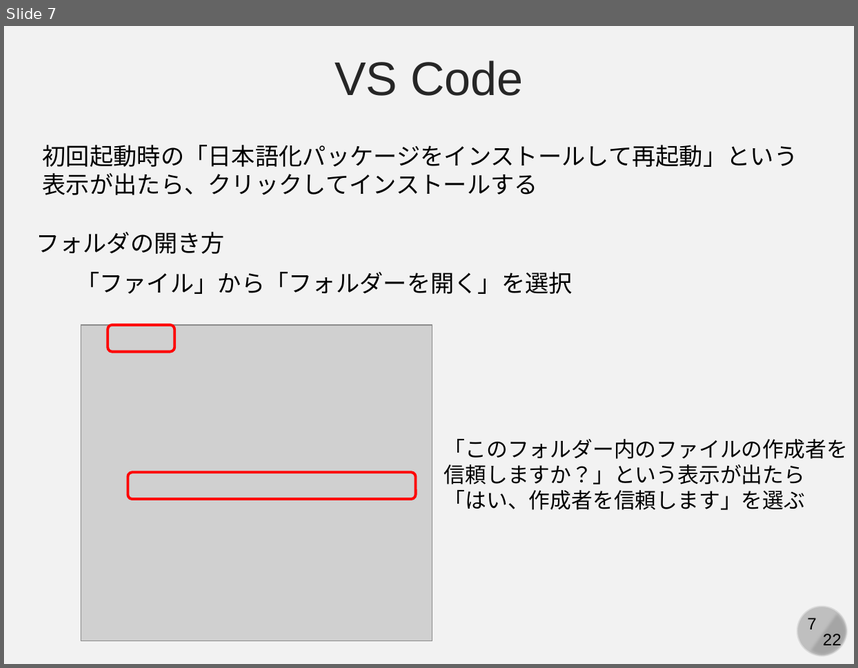
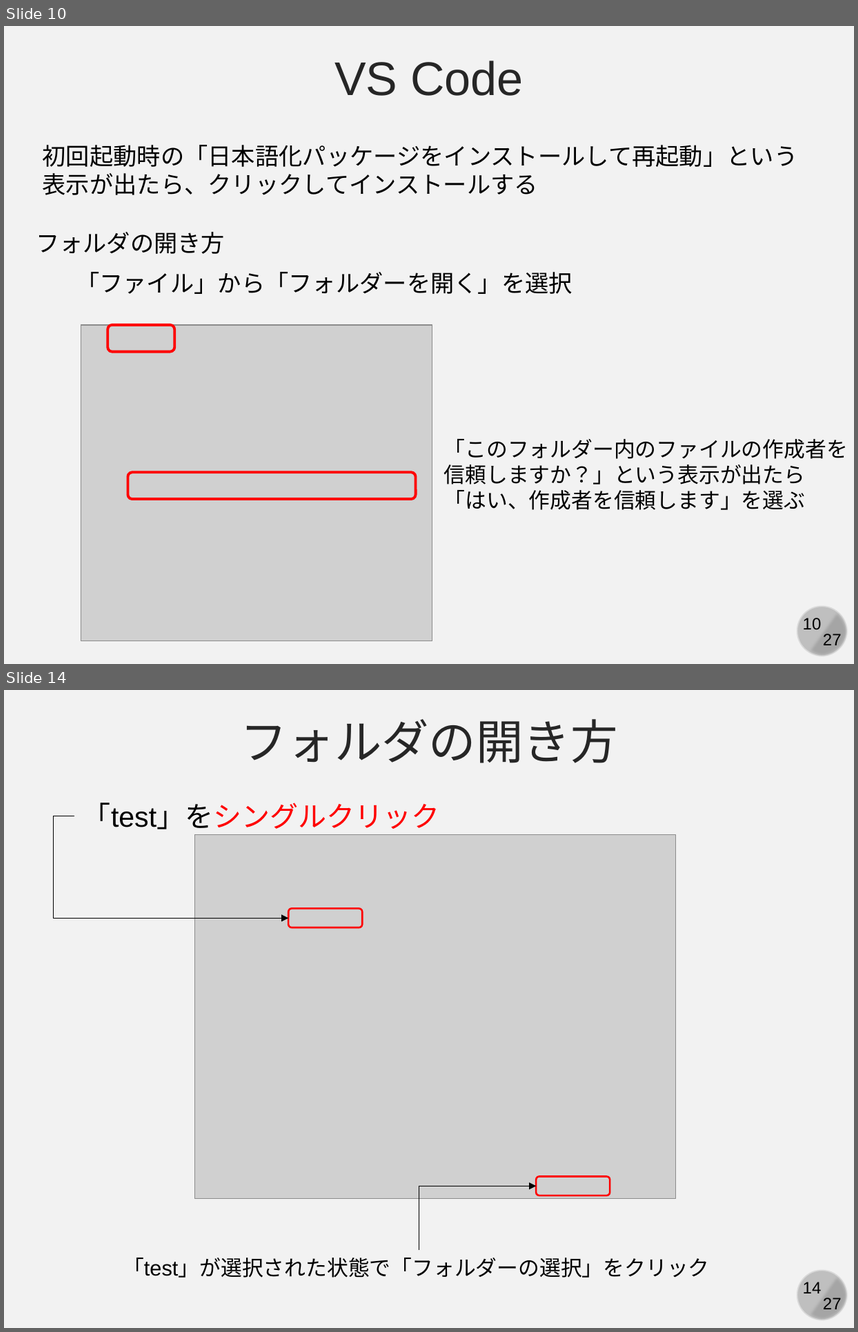
Before and after one commit to kaityo256/github, a slide deck: practice_basic/fig/slide.pptx. Shown one above the other, each under a label of ours: slide 7 before the commit, slides 10 and 14 after it; the slides between them are not shown. The pictures are 858x668 and 858x1332 pixels, drawn with LibreOffice and Linux fonts; fonts in the diff are those of the drawing; grey boxes stand for pictures. Boxes give left, top, right and bottom in pixels: in the first picture for what was removed or moved away, otherwise in the second. Text is boxed around its words. In the diff, an @@ line names an element or a change of style, - is before the commit and + after.

Commit message:
:memo: フォルダの開き方を追加

```diff
--- a/practice_basic/fig/slide.pptx
+++ b/practice_basic/fig/slide.pptx
@@ slide 14 added at <box>4,690,854,1328</box>, background #F2F2F2; not listed: 4 template elements that a slide beside it also shows @@
@@ text added at <box>240,719,617,763</box>, 40 pt, text #262626 @@
+フォルダの開き方
@@ text added at <box>83,802,440,829</box>, 24 pt, text #FF0000 @@
+「test」をシングルクリック
@@ elbow arrow added from (74, 816) to (289, 918), #000000 0.5 pt @@
@@ picture added at <box>194,834,675,1198</box> @@
@@ rounded rectangle added at <box>289,909,363,927</box>, outline #FF0000 1.5 pt @@
@@ elbow arrow added from (419, 1250) to (536, 1185), #000000 0.5 pt @@
@@ rounded rectangle added at <box>536,1176,610,1195</box>, outline #FF0000 1.5 pt @@
@@ text added at <box>123,1257,709,1277</box>, 18 pt, text #000000 @@
+「test」が選択された状態で「フォルダーの選択」をクリック
@@ what was slide 7 is now slide 10 @@
@@ slide 10 changed as well @@
@@ page number at <box>803,617,822,629</box>: text changed @@
-7
+10
@@ text at <box>823,633,842,649</box>: text changed @@
-22
+27
```
Also in this commit, not shown: 20 other slides changed, 5 other slides added, 1 slide removed, 3 other files.
